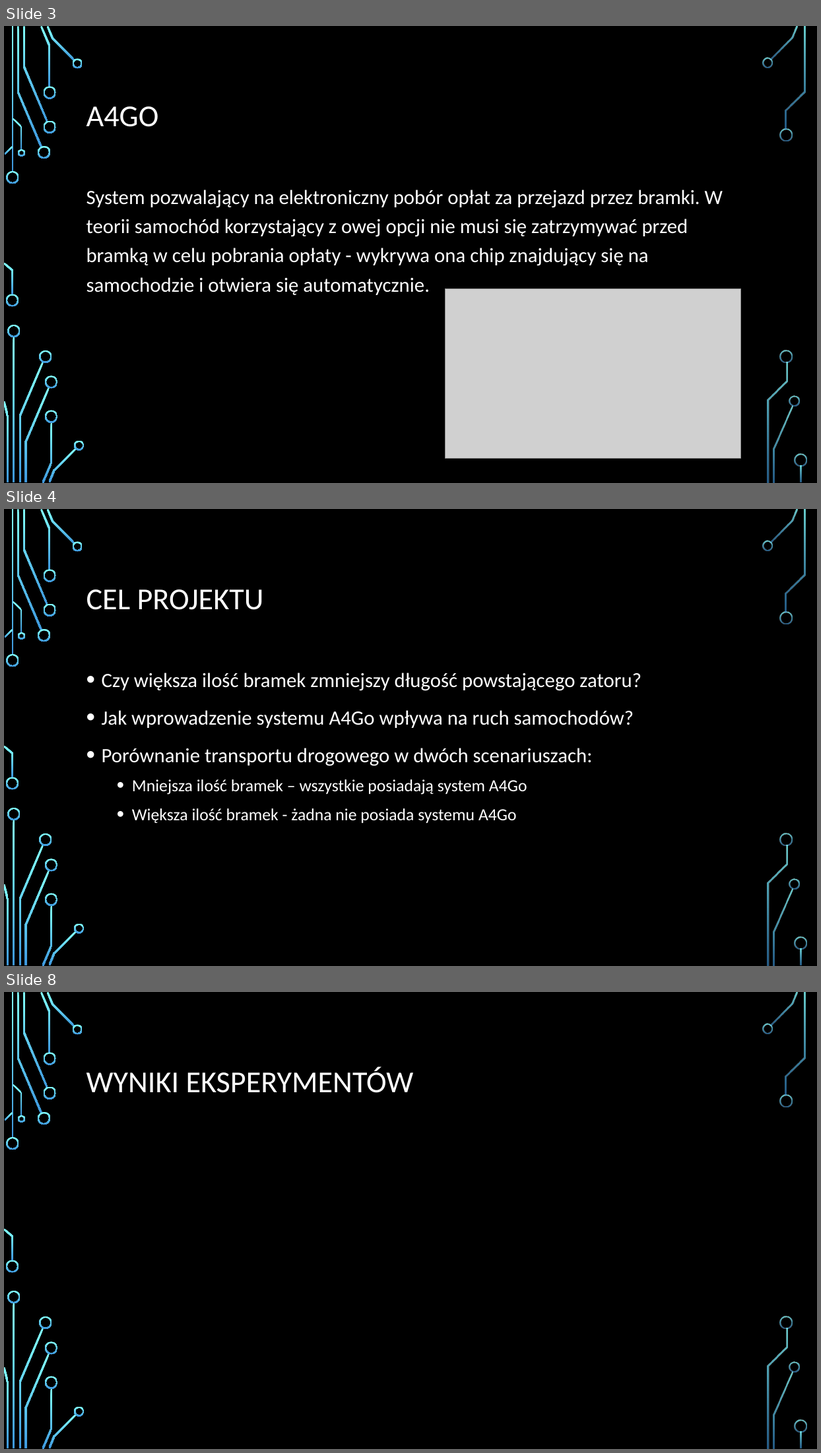
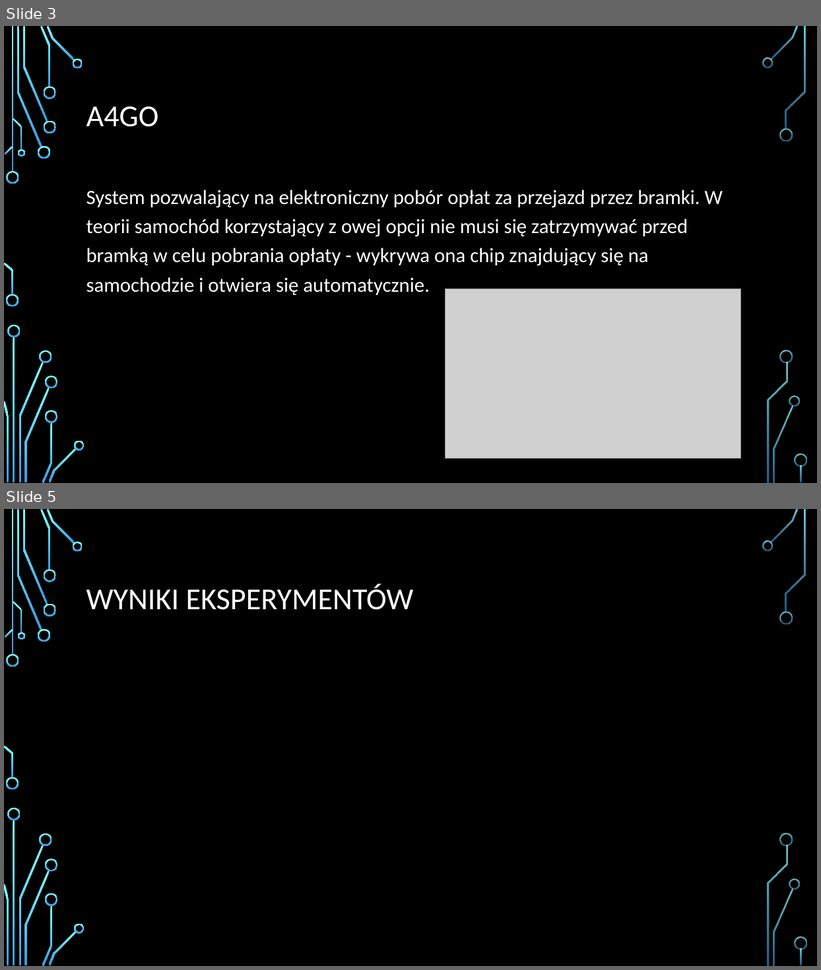
Before and after one commit to zurus93/ExpresswaySimulation, a slide deck: ExpresswaySimulation/doc/Prezentacja_finalna.pptx. Shown one above the other, each under a label of ours: slides 3, 4 and 8 before the commit, slides 3 and 5 after it; the slides between them are not shown. The pictures are 821x1453 and 821x970 pixels, drawn with LibreOffice and Linux fonts; fonts in the diff are those of the drawing; grey boxes stand for pictures; background and template pictures are left out. Boxes give left, top, right and bottom in pixels: in the first picture for what was removed or moved away, otherwise in the second. Text is boxed around its words. In the diff, an @@ line names an element or a change of style, - is before the commit and + after.

```diff
--- a/ExpresswaySimulation/doc/Prezentacja_finalna.pptx
+++ b/ExpresswaySimulation/doc/Prezentacja_finalna.pptx
@@ slide 4 removed at box(4, 509, 817, 966), background picture (left out); not listed: 36 template elements that a slide beside it also shows @@
@@ title removed at box(86, 590, 264, 610) @@
-CEL PROJEKTU
@@ text removed at box(102, 673, 642, 823) @@
-• Czy większa ilość bramek zmniejszy długość powstającego zatoru?
-• Jak wprowadzenie systemu A4Go wpływa na ruch samochodów?
-• Porównanie transportu drogowego w dwóch scenariuszach:
-  • Mniejsza ilość bramek – wszystkie posiadają system A4Go
-  • Większa ilość bramek - żadna nie posiada systemu A4Go
@@ what was slide 8 is now slide 5 @@
```
Also in this commit, not shown: 2 slides changed, 19 slides added, 3 other slides removed, 28 other files.
